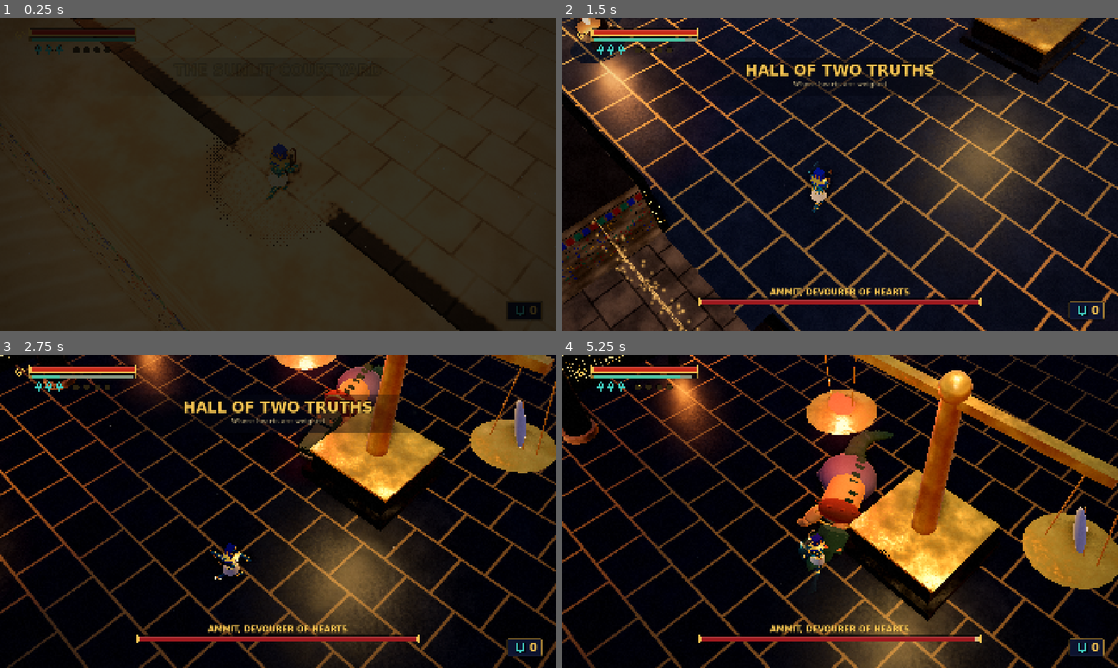
Above: before the commit, frames 1-4 (two rows, left to right).
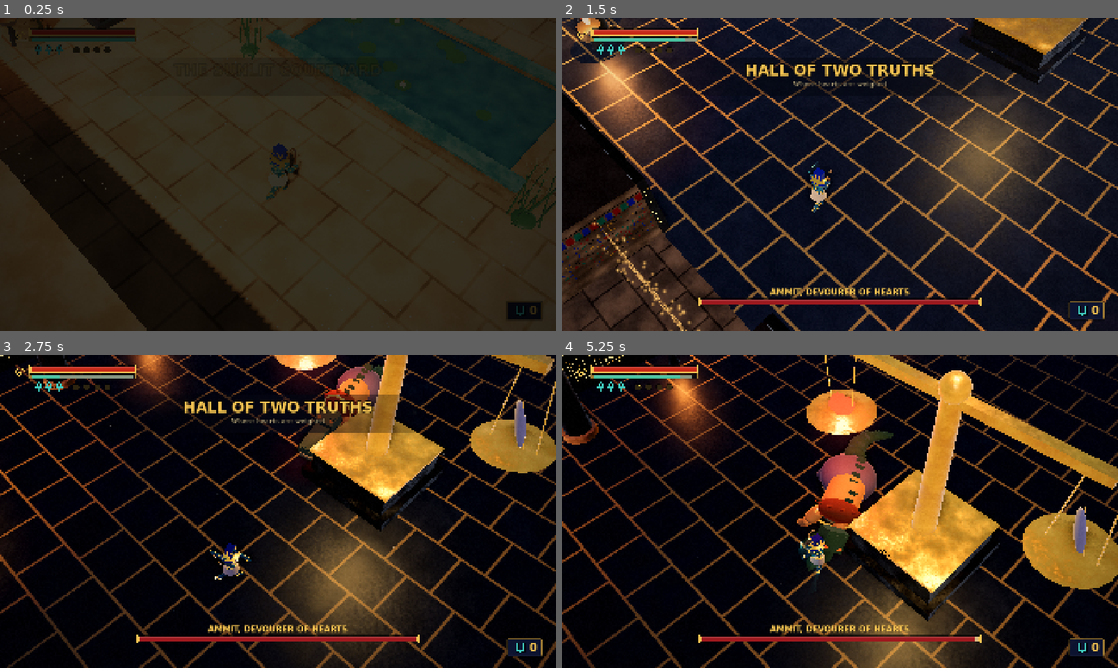
Above: after the commit, the same moments.

Repository: artemsnigur/Anubis
Game: Godot game, scene res://tests/boss_test.tscn
Same seed, same stepped clock (60 frames per second), same inputs: the game is played once before the commit and once after it. This scene is started directly instead of the project's main scene.
Inputs (mouse positions are in pixels of both pictures, inside the frame that each line leads up to):
- Up to frame 1 (0.25 s): no input
- Up to frame 2 (1.5 s): tap Enter at 0.5 s; move the mouse to (962, 158) at 0.52 s; hold D (move_right) 0.53-1.28 s; tap R (heal) at 0.6 s; click (962, 158) at 0.67 s; move the mouse to (728, 190) at 1.27 s; hold S (move_down) from 1.28 s (still down); right-click (728, 190) at 1.35 s
- Up to frame 3 (2.75 s): tap R (heal) at 1.55, 2.3 s; move the mouse to (333, 442) at 2.02 s; release S (move_down) at 2.03 s; hold D (move_right) from 2.03 s (still down); click (333, 442) at 2.1 s
- Up to frame 4 (5.25 s): move the mouse to (812, 574) at 2.77 s; release D (move_right) at 2.78 s; hold W (move_up) 2.78-3.53 s; tap Space (dodge) at 2.85 s; click (812, 574) at 2.92 s; tap R (heal) at 3.05, 3.6, 4.55 s; move the mouse to (1006, 558) at 3.52 s; hold A (move_left) 3.53-5.03 s; move the mouse to (673, 464) at 4.27 s; tap E (interact) at 4.35 s; move the mouse to (867, 511) at 5.02 s; hold S (move_down) from 5.03 s (still down); tap Tab (lock_on) at 5.1 s; click (867, 511) at 5.17 s

The runs differ from the first frame. In frame 1, 30% of the frame differs, in the area x 0-100%, y 0-100%; in frame 2, 1.3%; in frame 3, 2.4%; in frame 4, 4.5%.

Commit message:
Graphics pass and final verification: blob shadows, crumble deaths, lotus pool and papyrus, docs, full test suite green
Co-Authored-By: Claude Opus 5.5 <noreply@anthropic.com>

Diff:
--- /dev/null
+++ b/assets/shaders/crumble.gdshader
@@ -0,0 +1,45 @@
+shader_type spatial;
+// Death effect: the body turns to sand and crumbles away from the top down,
+// with a glowing ember edge at the dissolve front.
+render_mode blend_mix, depth_draw_opaque, cull_disabled, diffuse_burley;
+
+uniform vec4 sand_color : source_color = vec4(0.72, 0.56, 0.34, 1.0);
+uniform vec4 edge_color : source_color = vec4(1.0, 0.6, 0.2, 1.0);
+uniform float progress = 0.0;
+uniform float base_y = 0.0;
+uniform float height = 2.0;
+
+varying vec3 wpos;
+
+float hash(vec3 p) {
+	p = fract(p * 0.3183099 + 0.1);
+	p *= 17.0;
+	return fract(p.x * p.y * p.z * (p.x + p.y + p.z));
+}
+
+float vnoise(vec3 x) {
+	vec3 i = floor(x);
+	vec3 f = fract(x);
+	f = f * f * (3.0 - 2.0 * f);
+	return mix(mix(mix(hash(i), hash(i + vec3(1, 0, 0)), f.x), mix(hash(i + vec3(0, 1, 0)), hash(i + vec3(1, 1, 0)), f.x), f.y),
+		mix(mix(hash(i + vec3(0, 0, 1)), hash(i + vec3(1, 0, 1)), f.x), mix(hash(i + vec3(0, 1, 1)), hash(i + vec3(1, 1, 1)), f.x), f.y), f.z);
+}
+
+void vertex() {
+	wpos = (MODEL_MATRIX * vec4(VERTEX, 1.0)).xyz;
+}
+
+void fragment() {
+	float h = clamp((wpos.y - base_y) / max(height, 0.01), 0.0, 1.0);
+	float n = vnoise(wpos * 7.0) * 0.55 + vnoise(wpos * 17.0) * 0.25;
+	// Higher parts go first: threshold rises from the top.
+	float v = n * 0.6 + (1.0 - h) * 0.6;
+	float cut = progress * 1.25;
+	if (v < cut) {
+		discard;
+	}
+	float edge = 1.0 - smoothstep(0.0, 0.06, v - cut);
+	ALBEDO = sand_color.rgb * (0.75 + 0.5 * n);
+	ROUGHNESS = 1.0;
+	EMISSION = edge_color.rgb * edge * 3.0 * step(0.001, progress);
+}
--- /dev/null
+++ b/assets/shaders/water.gdshader
@@ -0,0 +1,31 @@
+shader_type spatial;
+// Reflecting pool: turquoise water with two scrolling ripple layers, fresnel and sun glints.
+render_mode blend_mix, depth_draw_opaque, cull_back, specular_schlick_ggx;
+
+uniform vec4 deep_color : source_color = vec4(0.02, 0.17, 0.2, 1.0);
+uniform vec4 shallow_color : source_color = vec4(0.1, 0.45, 0.42, 1.0);
+uniform vec4 sky_tint : source_color = vec4(0.55, 0.7, 0.85, 1.0);
+uniform sampler2D noise_tex : hint_default_white, filter_linear_mipmap, repeat_enable;
+
+varying vec3 wpos;
+
+void vertex() {
+	wpos = (MODEL_MATRIX * vec4(VERTEX, 1.0)).xyz;
+}
+
+void fragment() {
+	vec2 uv1 = wpos.xz * 0.22 + TIME * vec2(0.018, 0.012);
+	vec2 uv2 = wpos.xz * 0.41 - TIME * vec2(0.012, 0.02);
+	float a = texture(noise_tex, uv1).r;
+	float b = texture(noise_tex, uv2).r;
+	vec2 slope = vec2(a - 0.5, b - 0.5);
+	NORMAL_MAP = vec3(0.5 + slope.x * 0.5, 0.5 + slope.y * 0.5, 1.0);
+	NORMAL_MAP_DEPTH = 0.3;
+	float fres = pow(1.0 - clamp(dot(NORMAL, VIEW), 0.0, 1.0), 4.0);
+	vec3 col = mix(deep_color.rgb, shallow_color.rgb, clamp(a * 0.6 + 0.2, 0.0, 1.0));
+	ALBEDO = mix(col, sky_tint.rgb, fres * 0.6);
+	ROUGHNESS = 0.12;
+	METALLIC = 0.0;
+	SPECULAR = 0.9;
+	EMISSION = shallow_color.rgb * 0.05;
+}
--- a/scripts/combat/combatant.gd
+++ b/scripts/combat/combatant.gd
@@ -60,8 +60,60 @@
 	motion = ProceduralMotion.new()
 	motion.setup(self, visual)
 	flash_fx = FlashEffect.new(rig)
+	_add_blob_shadow()
 	_combatant_ready()
 	fsm.setup(self)
+
+
+const CRUMBLE_SHADER := preload("res://assets/shaders/crumble.gdshader")
+static var _blob_texture: GradientTexture2D
+
+var blob_shadow: Decal
+
+
+## Soft dark disc projected under the character so it stays grounded where the
+## sun casts no shadows (tomb). Character meshes move to render layer 2 so the
+## decal (cull mask = layer 1) only darkens the floor.
+func _add_blob_shadow() -> void:
+	if _blob_texture == null:
+		var g := Gradient.new()
+		g.offsets = PackedFloat32Array([0.0, 0.55, 1.0])
+		g.colors = PackedColorArray([Color(0, 0, 0, 0.75), Color(0, 0, 0, 0.4), Color(0, 0, 0, 0.0)])
+		_blob_texture = GradientTexture2D.new()
+		_blob_texture.gradient = g
+		_blob_texture.fill = GradientTexture2D.FILL_RADIAL
+		_blob_texture.fill_from = Vector2(0.5, 0.5)
+		_blob_texture.fill_to = Vector2(1.0, 0.5)
+		_blob_texture.width = 64
+		_blob_texture.height = 64
+	blob_shadow = Decal.new()
+	blob_shadow.texture_albedo = _blob_texture
+	var r := body_radius * 2.8
+	blob_shadow.size = Vector3(r, 1.6, r)
+	blob_shadow.position = Vector3(0, 0.6, 0)
+	blob_shadow.cull_mask = 1
+	blob_shadow.albedo_mix = 1.0
+	blob_shadow.upper_fade = 0.2
+	blob_shadow.lower_fade = 0.4
+	add_child(blob_shadow)
+	for m in rig.get_meshes():
+		m.layers = 2
+
+
+## Death effect: every mesh switches to a sand material that crumbles from the top down.
+func crumble(duration: float = 1.4) -> void:
+	var mat := ShaderMaterial.new()
+	mat.shader = CRUMBLE_SHADER
+	mat.set_shader_parameter(&"base_y", global_position.y - 0.2)
+	mat.set_shader_parameter(&"height", lock_height * 1.6 + 0.6)
+	for m in rig.get_meshes():
+		if is_instance_valid(m):
+			m.material_override = mat
+			m.material_overlay = null
+	if blob_shadow != null:
+		create_tween().tween_property(blob_shadow, "modulate:a", 0.0, duration)
+	var tw := create_tween()
+	tw.tween_method(func(v: float) -> void: mat.set_shader_parameter(&"progress", v), 0.0, 1.0, duration).set_ease(Tween.EASE_IN)
 
 
 ## Subclass hook, called before the state machine starts.
--- a/scripts/enemies/states/dead_state.gd
+++ b/scripts/enemies/states/dead_state.gd
@@ -20,12 +20,15 @@
 
 func physics_update(dt: float) -> void:
 	enemy.stop(dt, 10.0)
-	if time_in_state > 1.6 and not _sunk:
+	if time_in_state > 1.3 and not _sunk:
 		_sunk = true
 		enemy.motion.enabled = false
-		Vfx.sand_burst(enemy.global_position + Vector3.UP * 0.5, Vector3.UP, 20)
-		Vfx.dust(enemy.global_position, 10, 1.4)
+		var dur := 2.2 if enemy.is_in_group(&"boss") else 1.3
+		enemy.crumble(dur)
+		Vfx.sand_burst(enemy.global_position + Vector3.UP * 0.8, Vector3.UP, 26)
+		Vfx.dust(enemy.global_position, 12, 1.6)
 		var tw := enemy.create_tween()
-		tw.tween_property(enemy.visual, "position:y", -1.6, 1.2).set_ease(Tween.EASE_IN)
-		tw.parallel().tween_property(enemy.visual, "scale", Vector3(1.2, 0.3, 1.2), 1.2)
+		tw.tween_interval(dur * 0.5)
+		tw.tween_callback(func() -> void: Vfx.sand_burst(enemy.global_position + Vector3.UP * 0.3, Vector3.UP, 18))
+		tw.tween_property(enemy.visual, "position:y", -0.25, dur * 0.5)
 		tw.tween_callback(enemy.queue_free)
--- a/scripts/levels/necropolis.gd
+++ b/scripts/levels/necropolis.gd
@@ -61,7 +61,7 @@
 
 func _init() -> void:
 	level_name = "The Necropolis"
-	start_position = Vector3(0, 0.1, 29)
+	start_position = Vector3(0, 0.1, 26.5)
 	start_yaw = 0.0
 	initial_atmosphere = &"courtyard"
 
@@ -136,10 +136,10 @@
 	var wm := &"courtyard_wall"
 	_wall_x(-1.0, -18.0, -3.0, 6.0, 2.0, wm)
 	_wall_x(-1.0, 3.0, 18.0, 6.0, 2.0, wm)
-	_wall_x(33.0, -18.0, 18.0, 6.0, 2.0, wm)
-	_wall_z(-17.0, -2.0, 34.0, 6.0, 2.0, wm)
-	_wall_z(17.0, -2.0, 4.0, 6.0, 2.0, wm)
-	_wall_z(17.0, 8.0, 34.0, 6.0, 2.0, wm)
+	_wall_x(33.0, -18.0, 18.0, 4.0, 2.0, wm)
+	_wall_z(-17.0, -2.0, 34.0, 4.0, 2.0, wm)
+	_wall_z(17.0, -2.0, 4.0, 4.5, 2.0, wm)
+	_wall_z(17.0, 8.0, 34.0, 4.0, 2.0, wm)
 	Kit.pylon(nav_region, Vector3(-7.5, 0, -1.5), 8.0, 3.2, 9.0)
 	Kit.pylon(nav_region, Vector3(7.5, 0, -1.5), 8.0, 3.2, 9.0)
 	Kit.arch(nav_region, Vector3(0, 0, -1.0), 0.0, 6.0, 6.5, 2.4)
@@ -164,12 +164,16 @@
 	Kit.brazier(nav_region, Vector3(-12, 0, 21.5), 2.2, 7.0)
 	Kit.brazier(nav_region, Vector3(-12, 0, 28.5), 2.2, 7.0)
 	Kit.offering_table(nav_region, Vector3(0, 0, 4.5), 0.0)
+	# Reflecting lotus pool in front of the start, papyrus at its corners.
+	Kit.pool(nav_region, Rect2(-4.5, 17.0, 9.0, 4.5))
+	for pp: Vector3 in [Vector3(-5.6, 0, 16.4), Vector3(5.6, 0, 22.3), Vector3(-5.4, 0, 22.6), Vector3(5.2, 0, 16.2)]:
+		Kit.papyrus(self, pp, 11, int(pp.x * 10.0 + pp.z))
 	Kit.jars(self, Vector3(14, 0, 30), 5, 21)
 	Kit.jars(self, Vector3(-14, 0, 9), 4, 22)
 	Kit.wind_sand(self, Vector3(4, 0.5, 16), Vector3(16, 0.4, 16))
 	# Enemies: tutorial mummies and a scarab swarm.
-	var patrol: Array[Vector3] = [Vector3(-5, 0, 17), Vector3(5, 0, 17)]
-	_spawner(MUMMY, Vector3(0, 0, 17), 180.0, 1, patrol)
+	var patrol: Array[Vector3] = [Vector3(-5, 0, 11.5), Vector3(5, 0, 11.5)]
+	_spawner(MUMMY, Vector3(0, 0, 11.5), 180.0, 1, patrol)
 	_spawner(MUMMY, Vector3(-7, 0, 7), 150.0)
 	_spawner(SCARAB, Vector3(8, 0, 10), 200.0, 5)
 
--- a/scripts/world/atmosphere.gd
+++ b/scripts/world/atmosphere.gd
@@ -61,8 +61,8 @@
 	var sm := ProceduralSkyMaterial.new()
 	sm.sky_top_color = Color(0.32, 0.5, 0.78)
 	sm.sky_horizon_color = Color(0.95, 0.8, 0.6)
-	sm.ground_horizon_color = Color(0.8, 0.65, 0.45)
-	sm.ground_bottom_color = Color(0.4, 0.3, 0.2)
+	sm.ground_horizon_color = Color(0.85, 0.75, 0.6)
+	sm.ground_bottom_color = Color(0.6, 0.62, 0.65)
 	sm.sun_angle_max = 20.0
 	sky.sky_material = sm
 	env.sky = sky
--- a/scripts/world/kit.gd
+++ b/scripts/world/kit.gd
@@ -552,3 +552,74 @@
 	p.visibility_aabb = AABB(-extents - Vector3.ONE, extents * 2.0 + Vector3.ONE * 2.0)
 	parent.add_child(p)
 	return p
+
+
+static var _water_mat: ShaderMaterial
+
+
+## Sunken reflecting pool with a stone rim, lotus pads and flowers (not walkable).
+static func pool(parent: Node3D, rect: Rect2, surface_y: float = 0.3) -> void:
+	var rim := Mats.get_mat(&"sandstone")
+	var t := 0.5
+	var c := Vector3(rect.position.x + rect.size.x * 0.5, 0.0, rect.position.y + rect.size.y * 0.5)
+	box(parent, c + Vector3(0, 0.25, -rect.size.y * 0.5 - t * 0.5), Vector3(rect.size.x + t * 2.0, 0.5, t), rim)
+	box(parent, c + Vector3(0, 0.25, rect.size.y * 0.5 + t * 0.5), Vector3(rect.size.x + t * 2.0, 0.5, t), rim)
+	box(parent, c + Vector3(-rect.size.x * 0.5 - t * 0.5, 0.25, 0), Vector3(t, 0.5, rect.size.y), rim)
+	box(parent, c + Vector3(rect.size.x * 0.5 + t * 0.5, 0.25, 0), Vector3(t, 0.5, rect.size.y), rim)
+	mesh(parent, _box_mesh(Vector3(rect.size.x + t * 2.0 + 0.1, 0.08, t + 0.1)), Mats.get_mat(&"turquoise_stone"), c + Vector3(0, 0.52, -rect.size.y * 0.5 - t * 0.5))
+	mesh(parent, _box_mesh(Vector3(rect.size.x + t * 2.0 + 0.1, 0.08, t + 0.1)), Mats.get_mat(&"turquoise_stone"), c + Vector3(0, 0.52, rect.size.y * 0.5 + t * 0.5))
+	# Invisible blocker so nobody walks on the water.
+	var blocker := StaticBody3D.new()
+	blocker.collision_layer = CombatTypes.LAYER_WORLD
+	blocker.position = c + Vector3(0, 1.0, 0)
+	var cs := CollisionShape3D.new()
+	var bs := BoxShape3D.new()
+	bs.size = Vector3(rect.size.x + 1.0, 2.0, rect.size.y + 1.0)
+	cs.shape = bs
+	blocker.add_child(cs)
+	parent.add_child(blocker)
+	if _water_mat == null:
+		_water_mat = ShaderMaterial.new()
+		_water_mat.shader = preload("res://assets/shaders/water.gdshader")
+		_water_mat.set_shader_parameter(&"noise_tex", preload("res://assets/textures/noise_stone.png"))
+	var pm := PlaneMesh.new()
+	pm.size = rect.size
+	var water := mesh(parent, pm, _water_mat, c + Vector3(0, surface_y, 0), Vector3.ZERO, Vector3.ONE, false)
+	water.layers = 1
+	var rng := RandomNumberGenerator.new()
+	rng.seed = int(rect.position.x * 13.0 + rect.position.y * 7.0)
+	var pad_mat := Mats.get_mat(&"cobra")
+	var petal := Mats.get_mat(&"feather")
+	for i in 9:
+		var p := c + Vector3(rng.randf_range(-rect.size.x * 0.42, rect.size.x * 0.42), surface_y + 0.02, rng.randf_range(-rect.size.y * 0.4, rect.size.y * 0.4))
+		var r := rng.randf_range(0.25, 0.45)
+		mesh(parent, _cyl_mesh(r, r, 0.02, 14), pad_mat, p, Vector3(0, rng.randf_range(0, 360), 0), Vector3.ONE, false)
+		if i % 3 == 0:
+			mesh(parent, _cyl_mesh(0.0, 0.14, 0.18, 6), petal, p + Vector3(0, 0.1, 0), Vector3(0, rng.randf_range(0, 60), 0), Vector3.ONE, false)
+			mesh(parent, PlaceholderRig.sphere(0.05, 0.1, 6), Mats.get_mat(&"gold"), p + Vector3(0, 0.15, 0), Vector3.ZERO, Vector3.ONE, false)
+
+
+## Clump of papyrus reeds swaying in the wind.
+static func papyrus(parent: Node3D, pos: Vector3, count: int, seed_value: int) -> void:
+	var root := Node3D.new()
+	root.position = pos
+	root.set_script(load("res://scripts/world/sway.gd"))
+	parent.add_child(root)
+	var rng := RandomNumberGenerator.new()
+	rng.seed = seed_value
+	var stem_mat := Mats.get_mat(&"cobra")
+	var head_mat := Mats.get_mat(&"cobra_belly")
+	for i in count:
+		var stem := Node3D.new()
+		stem.position = Vector3(rng.randf_range(-0.45, 0.45), 0, rng.randf_range(-0.45, 0.45))
+		root.add_child(stem)
+		var h := rng.randf_range(1.4, 2.4)
+		var tilt := Vector3(rng.randf_range(-12, 12), 0, rng.randf_range(-12, 12))
+		var holder := Node3D.new()
+		holder.rotation_degrees = tilt
+		stem.add_child(holder)
+		mesh(holder, _cyl_mesh(0.018, 0.03, h, 5), stem_mat, Vector3(0, h * 0.5, 0), Vector3.ZERO, Vector3.ONE, false)
+		for k in 5:
+			var a := TAU * float(k) / 5.0 + rng.randf() * 0.5
+			mesh(holder, _cyl_mesh(0.004, 0.012, 0.32, 4), head_mat, Vector3(cos(a) * 0.08, h + 0.1, sin(a) * 0.08), Vector3(cos(a) * 40.0, 0, -sin(a) * 40.0), Vector3.ONE, false)
+	mesh(root, PlaceholderRig.sphere(0.36, 0.3, 10), Mats.get_mat(&"cobra"), Vector3(0, 0.05, 0), Vector3.ZERO, Vector3(1.0, 0.6, 1.0), false)
--- /dev/null
+++ b/scripts/world/sway.gd
@@ -0,0 +1,24 @@
+extends Node3D
+## Gentle wind sway for plants (rotates each child stem around its base).
+
+@export var amplitude_deg: float = 4.0
+@export var speed: float = 1.3
+
+var _t: float = 0.0
+var _phases: Array[float] = []
+
+
+func _ready() -> void:
+	for c in get_children():
+		_phases.append(randf() * TAU)
+
+
+func _process(delta: float) -> void:
+	_t += delta * speed
+	var i := 0
+	for c in get_children():
+		if c is Node3D and i < _phases.size():
+			var n := c as Node3D
+			n.rotation_degrees.z = sin(_t + _phases[i]) * amplitude_deg
+			n.rotation_degrees.x = cos(_t * 0.7 + _phases[i]) * amplitude_deg * 0.5
+		i += 1
--- a/tests/boss_test.gd
+++ b/tests/boss_test.gd
@@ -153,6 +153,8 @@
 	_check(get_tree().get_nodes_in_group(&"ammit_minions").filter(func(m: Node) -> bool: return not bool(m.get("is_dead"))).is_empty(), "summoned scarabs die with Ammit")
 	# Reset after a death: fresh state, fight again, die, the arena resets.
 	GameState.set_flag(&"boss_defeated", false)
+	# A reset happens on death / rest: the player is back at an altar, outside the hall.
+	player.teleport_to((level.altars[&"judgement"] as Altar).spawn_point(), 0.0)
 	level.reset_world()
 	await _wait(0.5)
 	_check(arena.boss != null and arena.boss.fsm.is_in(&"Dormant"), "arena reset re-spawns a dormant Ammit")
--- /dev/null
+++ b/tests/visual/setup_crumble.gd
@@ -0,0 +1,36 @@
+extends Node
+## Capture helper: places the player near the courtyard mummy and kills it.
+
+var level: Level
+var _t: float = 0.0
+var _done: bool = false
+
+
+func setup(scene: Node, _args: Dictionary) -> void:
+	level = scene as Level
+	_go.call_deferred()
+
+
+var _target: EnemyBase
+
+
+func _go() -> void:
+	for e in get_tree().get_nodes_in_group(&"enemies"):
+		if e is Mummy:
+			_target = e as EnemyBase
+			break
+	var p := _target.global_position + Vector3(2.5, 0.0, 2.5)
+	level.player.teleport_to(p, 0.0)
+	level.camera.snap_to_target()
+	level.player.input.bot_enabled = true
+
+
+func _physics_process(delta: float) -> void:
+	_t += delta
+	if _t > 0.8 and not _done:
+		_done = true
+		if is_instance_valid(_target):
+			var h := HitInfo.new()
+			h.damage = 9999.0
+			h.direction = Vector3.FORWARD
+			_target.hurtbox.receive_hit(h)
Not shown, added: assets/shaders/crumble.gdshader.uid
Not shown, added: assets/shaders/water.gdshader.uid
Not shown, added: scripts/world/sway.gd.uid
Not shown, added: tests/visual/setup_crumble.gd.uid
Not shown, changed: DECISIONS.md
Not shown, changed: PROGRESS.md
Not shown, changed: README.md
